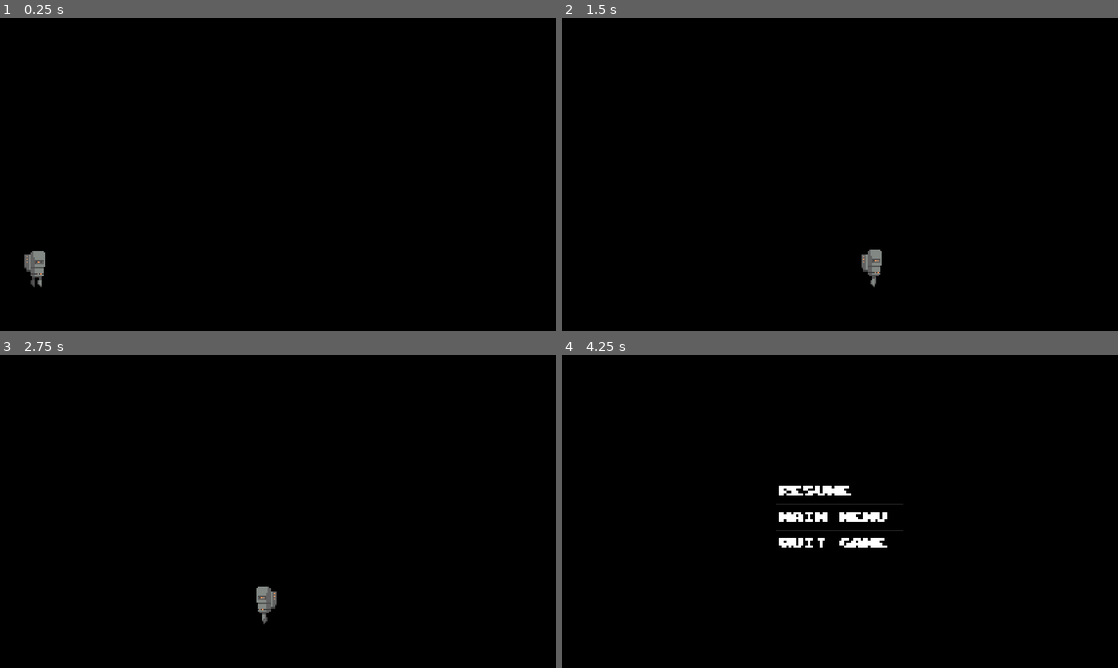
Above: before the commit, frames 1-4 (two rows, left to right).
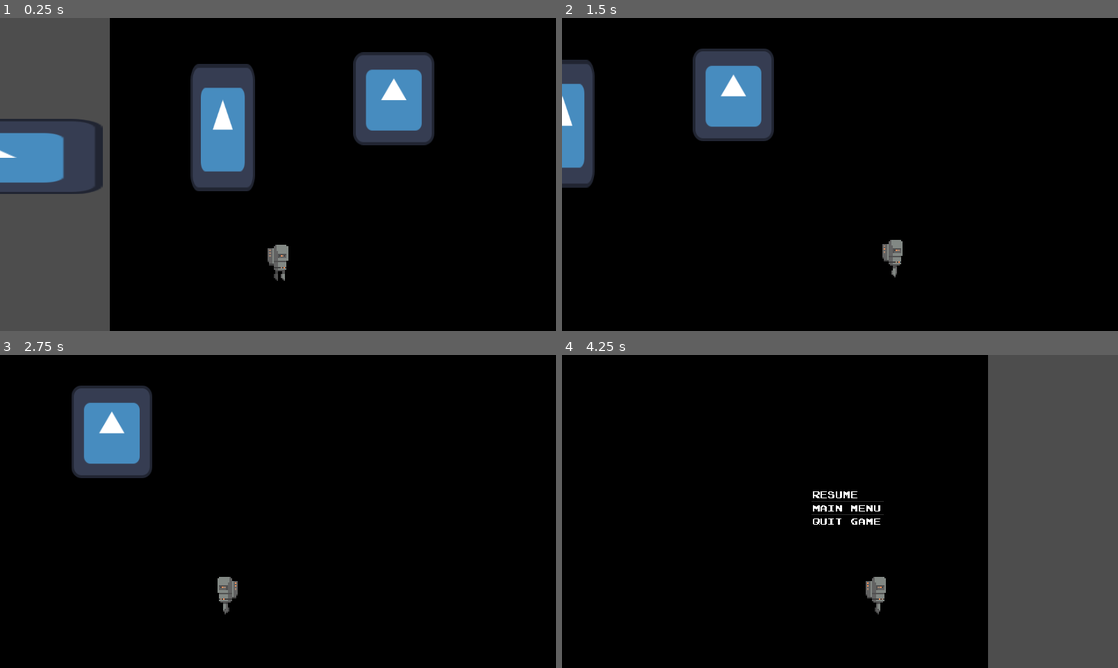
Above: after the commit, the same moments.

Repository: ricklusuardi/BuiltToScale2024
Game: Godot game, scene res://world.tscn
Two runs of this game, one before a commit and one after it. Both use one fixed random seed, a clock stepped at 60 frames per second and the inputs below. This scene is started directly instead of the project's main scene. The engine's default icon, where the game draws it, is replaced by a stand-in: a white triangle on a blue panel in a dark square.
Inputs:
- Up to frame 1 (0.25 s): no input
- Up to frame 2 (1.5 s): hold Right (ui_right) from 0.53 s (still down)
- Up to frame 3 (2.75 s): release Right (ui_right) at 2.03 s; hold Left (ui_left) from 2.03 s (still down)
- Up to frame 4 (4.25 s): release Left (ui_left) at 2.78 s; hold Right (ui_right) from 2.78 s (still down); tap Escape (pause) at 4.15 s

The runs differ from the first frame. In frame 1, 29% of the frame differs, in the area x 0-79%, y 0-100%; in frame 2, 7.2%; in frame 3, 4.8%; in frame 4, 25%.

Commit message:
camera now follows character
fixed bug that caused size changed ability to get triggered when resuming the game

Diff:
--- a/Chara.gd
+++ b/Chara.gd
@@ -33,6 +33,9 @@
 var effectSizeMultiplier = 2 #how much the part changes in size when the char changes
 @export var particleType : PackedScene
 
+#CAMERA
+var camOffsetLvl1 = 35 #keeps the camera centered when changing size
+var camOffsetLvl2 = 19 #keeps the camera centered when changing size
 
 # Get the gravity from the project settings to be synced with RigidBody nodes.
 var gravity = ProjectSettings.get_setting("physics/2d/default_gravity")
@@ -83,6 +86,9 @@
 	#Process movement
 	move_and_slide()
 
+
+
+
 func _increase_size():
 	if (currentScaleStep < maxScaleUp):
 
@@ -102,9 +108,22 @@
 		var effect = particleType.instantiate()
 		add_child(effect)
 
+		#adjust camera
+		if (currentScaleStep == 1):
+			$Camera2D.position.y += camOffsetLvl1
+		elif (currentScaleStep == 2):
+			$Camera2D.position.y += camOffsetLvl2
+
 
 func _decrease_size():
 	if (currentScaleStep > minScaleDown):
+
+		#adjust camera
+		if (currentScaleStep == 1):
+			$Camera2D.position.y -= camOffsetLvl1
+		elif (currentScaleStep == 2):
+			$Camera2D.position.y -= camOffsetLvl2
+
 		currentMass /= massChange
 
 		#change size
--- a/Chara.tscn
+++ b/Chara.tscn
@@ -16,6 +16,7 @@
 [ext_resource type="AudioStream" uid="uid://cxsej72tcoxq2" path="res://sounds/MetalStep10.wav" id="13_lss2v"]
 [ext_resource type="AudioStream" uid="uid://bli10i6euwb8c" path="res://sounds/SizeChange4.wav" id="14_5r8lg"]
 [ext_resource type="AudioStream" uid="uid://cu7rupkuwbk6k" path="res://sounds/SizeChangeDown.wav" id="15_j6un0"]
+[ext_resource type="PackedScene" uid="uid://ddv7eoyf8pegk" path="res://GameCamera.tscn" id="17_g7bcs"]
 
 [sub_resource type="RectangleShape2D" id="RectangleShape2D_0l3m1"]
 size = Vector2(13, 26)
@@ -146,7 +147,6 @@
 hframes = 13
 
 [node name="CollisionShape2D" type="CollisionShape2D" parent="."]
-visible = false
 position = Vector2(0.5, 2)
 shape = SubResource("RectangleShape2D_0l3m1")
 
@@ -166,3 +166,7 @@
 [node name="AudioStreamPlayerSizeDown" type="AudioStreamPlayer" parent="."]
 stream = ExtResource("15_j6un0")
 bus = &"SizeChange"
+
+[node name="Camera2D" parent="." instance=ExtResource("17_g7bcs")]
+process_mode = 1
+position = Vector2(0, -56)
--- /dev/null
+++ b/GameCamera.gd
@@ -0,0 +1,10 @@
+extends Camera2D
+
+# Called when the node enters the scene tree for the first time.
+func _ready():
+	pass # Replace with function body.
+
+
+# Called every frame. 'delta' is the elapsed time since the previous frame.
+func _process(delta):
+	pass
--- a/GameCamera.tscn
+++ b/GameCamera.tscn
@@ -1,5 +1,9 @@
-[gd_scene format=3 uid="uid://ddv7eoyf8pegk"]
+[gd_scene load_steps=2 format=3 uid="uid://ddv7eoyf8pegk"]
+
+[ext_resource type="Script" path="res://GameCamera.gd" id="1_uaspe"]
 
 [node name="Camera2D" type="Camera2D" groups=["CameraGroup"]]
 position = Vector2(288, 160)
 zoom = Vector2(3, 3)
+position_smoothing_enabled = true
+script = ExtResource("1_uaspe")
--- a/Level.gd
+++ b/Level.gd
@@ -2,7 +2,8 @@
 
 var menuRef = preload("res://PauseMenu.tscn")
 
-@onready var cameraRef = get_tree().get_nodes_in_group("CameraGroup")[0]
+
+@onready var canvasRef = get_tree().get_nodes_in_group("CanvasLayerGroup")[0]
 
 # Called when the node enters the scene tree for the first time.
 func _ready():
@@ -12,7 +13,7 @@
 # Called every frame. 'delta' is the elapsed time since the previous frame.
 func _process(delta):
 	if (Input.is_action_just_pressed("pause")):
+
 		var pauseMenu = menuRef.instantiate()
-		add_child(pauseMenu)
-		pauseMenu.position = cameraRef.position
+		canvasRef.add_child(pauseMenu)
 		get_tree().paused = true
--- a/PauseMenu.gd
+++ b/PauseMenu.gd
@@ -13,12 +13,17 @@
 		queue_free()
 
 
-func _on_item_list_item_selected(index):
+func _on_item_list_item_clicked(index, at_position, mouse_button_index):
 	if (index == 0):
-		get_tree().paused = false
-		queue_free()
+		$Timer.start()
 	if (index == 1):
 		get_tree().paused = false
 		get_tree().change_scene_to_file("res://MainMenu.tscn")
 	if (index == 2):
 		get_tree().quit()
+
+
+
+func _on_timer_timeout():
+	get_tree().paused = false
+	queue_free()
--- a/PauseMenu.tscn
+++ b/PauseMenu.tscn
@@ -5,28 +5,44 @@
 
 [sub_resource type="StyleBoxFlat" id="StyleBoxFlat_j2phj"]
 bg_color = Color(0, 0, 0, 1)
+border_width_left = 5
+border_width_top = 3
+border_color = Color(0, 0, 0, 1)
 
 [node name="Control" type="Control"]
 process_mode = 2
 layout_mode = 3
-anchors_preset = 15
-anchor_right = 1.0
-anchor_bottom = 1.0
+anchors_preset = 8
+anchor_left = 0.5
+anchor_top = 0.5
+anchor_right = 0.5
+anchor_bottom = 0.5
+offset_left = -80.0
+offset_top = -36.0
+offset_right = -80.0
+offset_bottom = -36.0
 grow_horizontal = 2
 grow_vertical = 2
 script = ExtResource("1_4sg4u")
 
 [node name="ItemList" type="ItemList" parent="."]
 texture_filter = 1
-layout_mode = 0
-offset_left = -44.0
-offset_top = -23.0
-offset_right = 44.0
-offset_bottom = 33.0
+layout_mode = 1
+anchors_preset = 8
+anchor_left = 0.5
+anchor_top = 0.5
+anchor_right = 0.5
+anchor_bottom = 0.5
+offset_left = 16.0
+offset_top = -16.0
+offset_right = 176.0
+offset_bottom = 74.0
+grow_horizontal = 2
+grow_vertical = 2
 focus_mode = 0
 theme_override_colors/font_color = Color(1, 1, 1, 1)
 theme_override_fonts/font = ExtResource("2_ff3pk")
-theme_override_font_sizes/font_size = 10
+theme_override_font_sizes/font_size = 19
 theme_override_styles/panel = SubResource("StyleBoxFlat_j2phj")
 allow_search = false
 item_count = 3
@@ -34,4 +50,10 @@
 item_1/text = "Main Menu"
 item_2/text = "Quit Game"
 
+[node name="Timer" type="Timer" parent="."]
+wait_time = 0.05
+one_shot = true
+
+[connection signal="item_clicked" from="ItemList" to="." method="_on_item_list_item_clicked"]
 [connection signal="item_selected" from="ItemList" to="." method="_on_item_list_item_selected"]
+[connection signal="timeout" from="Timer" to="." method="_on_timer_timeout"]
--- a/world.tscn
+++ b/world.tscn
@@ -3,8 +3,8 @@
 [ext_resource type="Script" path="res://Level.gd" id="1_2r1fr"]
 [ext_resource type="PackedScene" uid="uid://bawshwc6vy2s6" path="res://Chara.tscn" id="1_gcqke"]
 [ext_resource type="Texture2D" uid="uid://bqgbx7ekke07d" path="res://sprite/SpaceBackground.png" id="2_7ebu2"]
-[ext_resource type="PackedScene" uid="uid://ddv7eoyf8pegk" path="res://GameCamera.tscn" id="3_knnb1"]
 [ext_resource type="PackedScene" uid="uid://dq0htwu4mlmi3" path="res://wind_area.tscn" id="3_pfv88"]
+[ext_resource type="Texture2D" uid="uid://cph162th5vbs1" path="res://icon.svg" id="6_fvkil"]
 
 [sub_resource type="RectangleShape2D" id="RectangleShape2D_4o578"]
 size = Vector2(1457, 20)
@@ -32,8 +32,6 @@
 position = Vector2(319, -326)
 shape = SubResource("RectangleShape2D_4o578")
 
-[node name="Camera2D" parent="." instance=ExtResource("3_knnb1")]
-
 [node name="SpaceBackground" type="Sprite2D" parent="."]
 z_index = -3
 position = Vector2(304, 200)
@@ -54,3 +52,23 @@
 [node name="CollisionShape2D" type="CollisionShape2D" parent="RigidBody2D"]
 position = Vector2(60, 27)
 shape = SubResource("RectangleShape2D_owrha")
+
+[node name="Icon" type="Sprite2D" parent="."]
+z_index = -1
+position = Vector2(200, 112)
+scale = Vector2(0.4375, 0.5)
+texture = ExtResource("6_fvkil")
+
+[node name="Icon" type="Sprite2D" parent="Icon"]
+z_index = -1
+position = Vector2(-270, 40)
+scale = Vector2(0.790179, 1.375)
+texture = ExtResource("6_fvkil")
+
+[node name="Icon" type="Sprite2D" parent="Icon/Icon"]
+z_index = -1
+position = Vector2(-491.39, 29.0909)
+scale = Vector2(3.93261, 0.590909)
+texture = ExtResource("6_fvkil")
+
+[node name="CanvasLayer" type="CanvasLayer" parent="." groups=["CanvasLayerGroup"]]
Not shown: 1 places in Chara.tscn that only renumber resources
